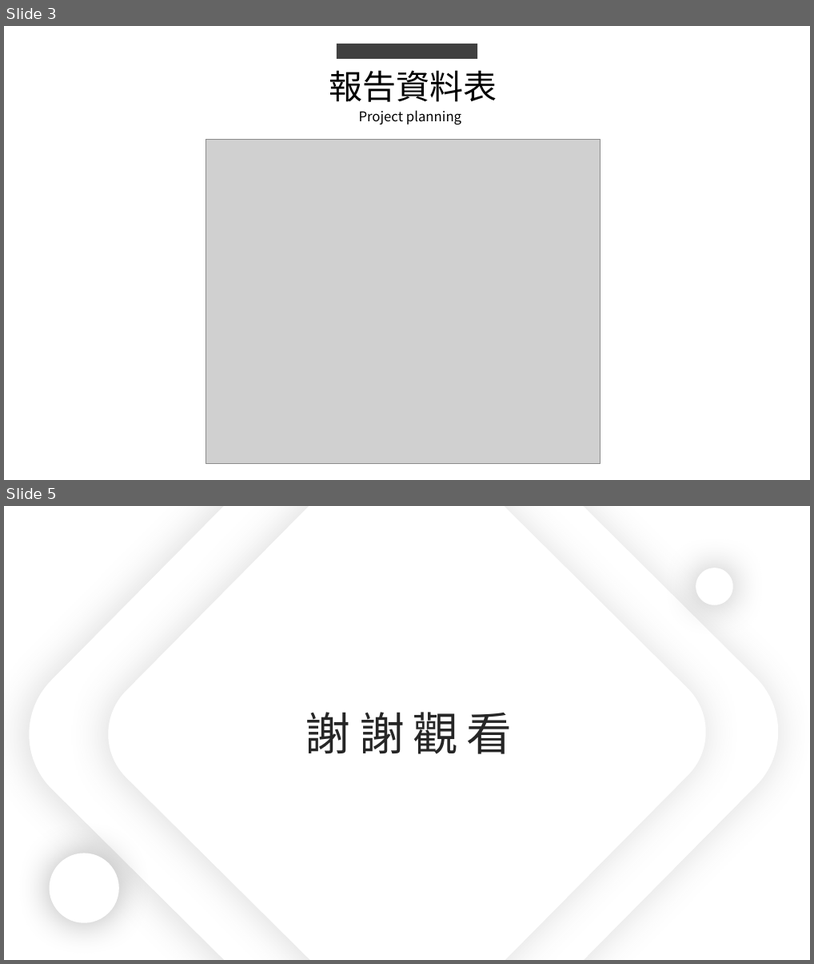
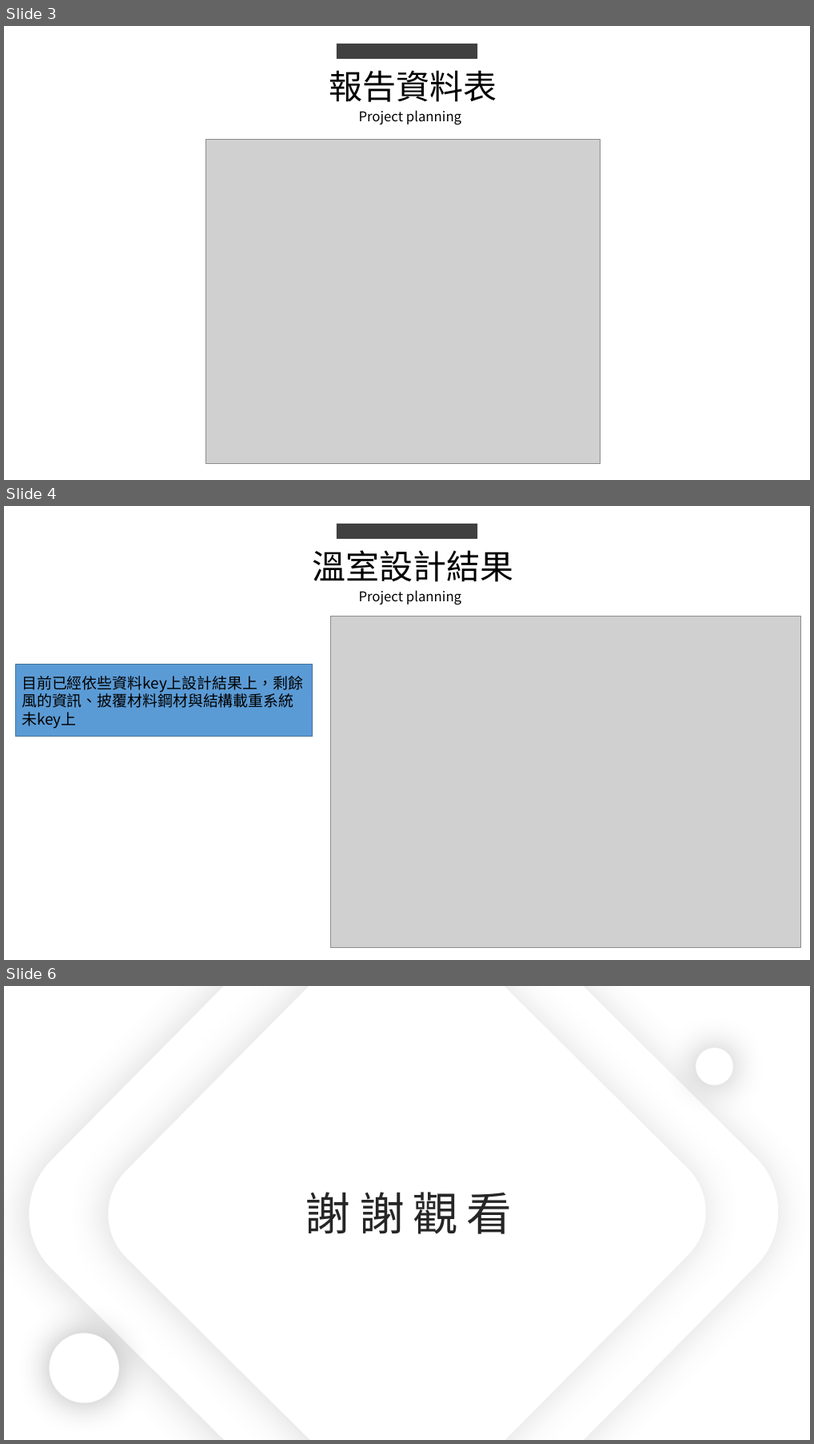
Before and after one commit to king637324/KnowledgeGreenhouseSystem, a slide deck: 工作日報_葉柏漢/2021.09/2021.09.08(加班)~2021.09.09工作日報_葉柏漢.pptx. Shown one above the other, each under a label of ours: slides 3 and 5 before the commit, slides 3, 4 and 6 after it; the slides between them are not shown. The pictures are 814x964 and 814x1444 pixels, drawn with LibreOffice and Linux fonts; fonts in the diff are those of the drawing; grey boxes stand for pictures. Boxes give left, top, right and bottom in pixels: in the first picture for what was removed or moved away, otherwise in the second. Text is boxed around its words. In the diff, an @@ line names an element or a change of style, - is before the commit and + after.

```diff
--- a/工作日報_葉柏漢/2021.09/2021.09.08(加班)~2021.09.09工作日報_葉柏漢.pptx
+++ b/工作日報_葉柏漢/2021.09/2021.09.08(加班)~2021.09.09工作日報_葉柏漢.pptx
@@ slide 4 added at [4,506,810,960], background #FFFFFF @@
@@ rectangle added at [337,524,478,539], fill #404040 @@
@@ text added at [313,550,514,582], 40 pt, text #000000 @@
+溫室設計結果
@@ text added at [359,590,462,604], 16 pt, text #000000 @@
+Project planning
@@ picture added at [330,616,802,947] @@
@@ rectangle added at [16,664,313,736], fill #5B9BD5, outline #43739E 1 pt @@
@@ text added at [22,676,303,728], 18 pt, text #000000 @@
+目前已經依些資料key上設計結果上，剩餘風的資訊、披覆材料鋼材與結構載重系統未key上
@@ what was slide 5 is now slide 6 @@
```
Also in this commit, not shown: 2 slides changed, 6 other files.
